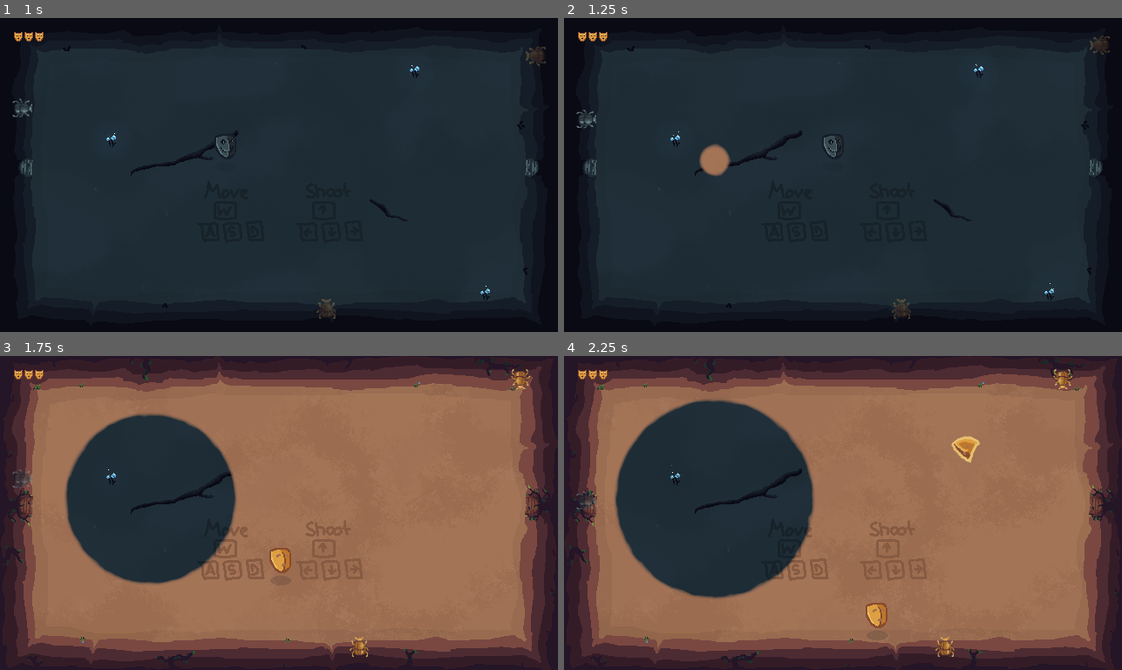
Above: before the commit, frames 1-4 (two rows, left to right).
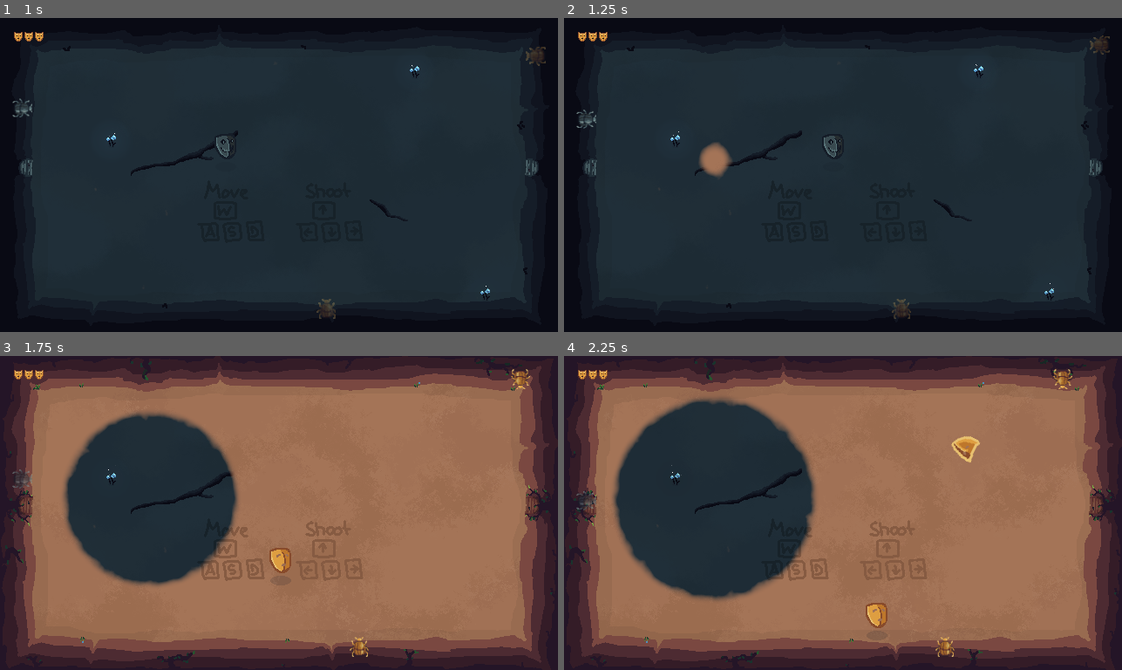
Above: after the commit, the same moments.

Repository: MarcelBlasius/Global-Game-Jam-2026
Game: Godot game, scene res://scenes/main_scene.tscn
The game is run twice, just before and just after one commit, with the same random seed, the same clock (stepped at 60 frames per second) and the same inputs.
Inputs (mouse positions are in pixels of both pictures, inside the frame that each line leads up to):
- Up to frame 1 (1 s): tap Enter at 0.5 s; move the mouse to (401, 159) at 0.52 s; hold D (right) from 0.53 s (still down); tap Shift at 0.6 s; click (401, 159) at 0.67 s
- Up to frame 2 (1.25 s): keep holding D (right)
- Up to frame 3 (1.75 s): move the mouse to (167, 528) at 1.27 s; release D (right) at 1.28 s; hold S (down) from 1.28 s (still down); tap Ctrl at 1.35 s
- Up to frame 4 (2.25 s): move the mouse to (898, 443) at 2.02 s; release S (down) at 2.03 s; hold D (right) from 2.03 s (still down); tap Shift at 2.1 s

Frame 1 is identical in both runs. In frame 2, 0.1% of the frame differs, in the area x 24-31%, y 39-51%; in frame 3, 0.5%; in frame 4, 0.6%, in the area x 8-46%, y 13-78%.

Commit message:
saved scene

Diff:
--- a/spectra/scenes/bela/subviews/world_a.tscn
+++ b/spectra/scenes/bela/subviews/world_a.tscn
@@ -8,7 +8,7 @@
 shader = ExtResource("1_c8xer")
 shader_parameter/posValues = PackedFloat32Array(0, 0, 0, 0, 0, 0, 0, 0, 0, 0, 0, 0, 0, 0, 0, 0, 0, 0, 0, 0, 0, 0, 0, 0, 0, 0, 0, 0, 0, 0, 0, 0, 0, 0, 0, 0, 0, 0, 0, 0)
 shader_parameter/value_count = 0
-shader_parameter/corona = 10.0
+shader_parameter/corona = 20.0
 shader_parameter/invert_world = true
 shader_parameter/time_millis = 0.0
 
